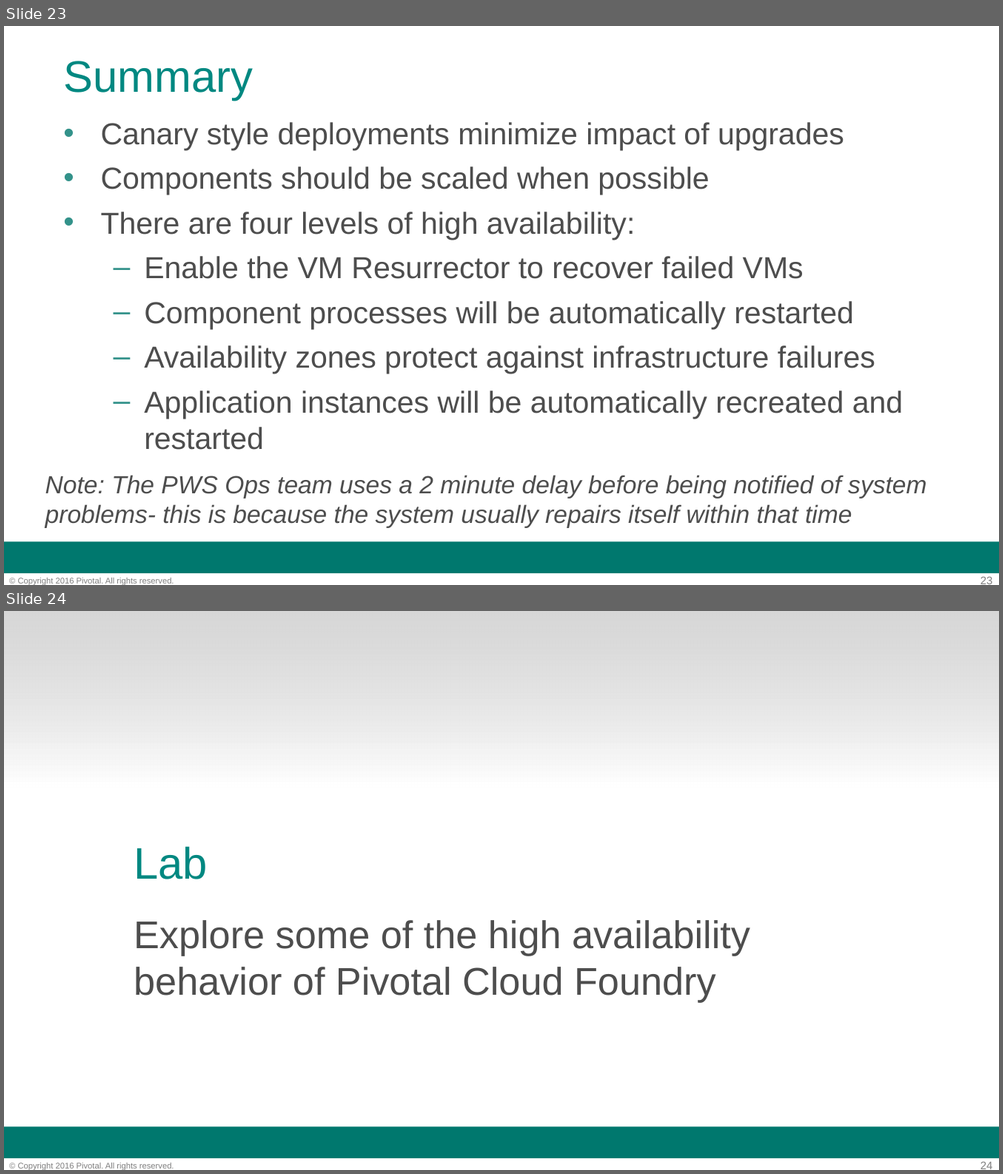
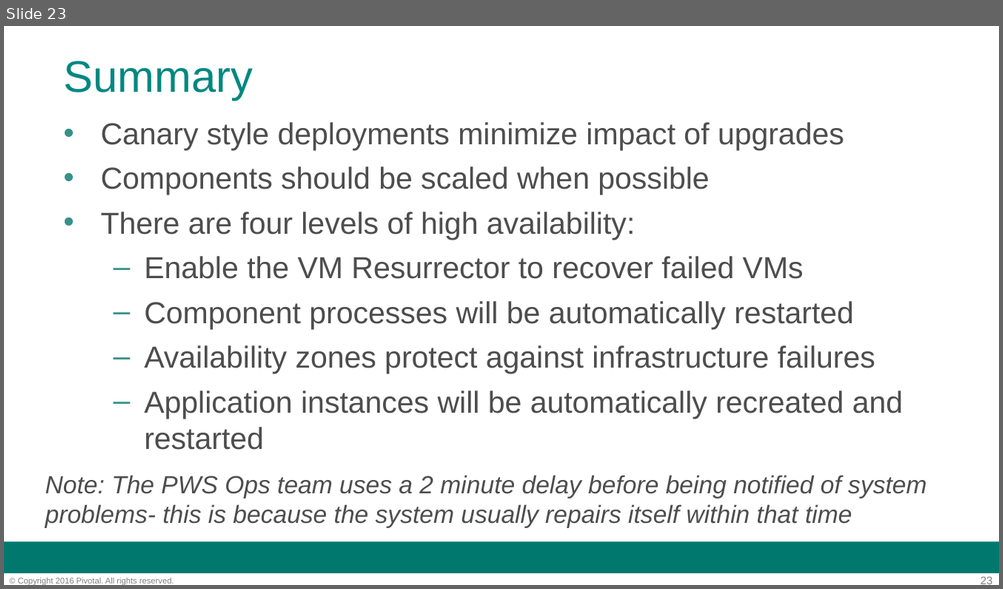
Before and after one commit to codehopper-uk/pcf-workshop, a slide deck: operations/slides/01.2-high-availability.ppt. Shown one above the other, each under a label of ours: slides 23 and 24 before the commit, slide 23 after it. The pictures are 1003x1174 and 1003x589 pixels, drawn with LibreOffice and Linux fonts; fonts in the diff are those of the drawing; background and template pictures are left out. Boxes give left, top, right and bottom in pixels: in the first picture for what was removed or moved away, otherwise in the second. Text is boxed around its words. In the diff, an @@ line names an element or a change of style, - is before the commit and + after.

```diff
--- a/operations/slides/01.2-high-availability.ppt
+++ b/operations/slides/01.2-high-availability.ppt
@@ slide 24 removed at [4,611,999,1170], background #FFFFFF; not listed: 3 template elements that a slide beside it also shows @@
@@ rectangle removed at [4,611,999,788] @@
@@ title removed at [134,846,208,880] @@
-Lab
@@ subtitle removed at [134,920,750,1002] @@
-Explore some of the high availability behavior of Pivotal Cloud Foundry
```
Also in this commit, not shown: 2 other files.
